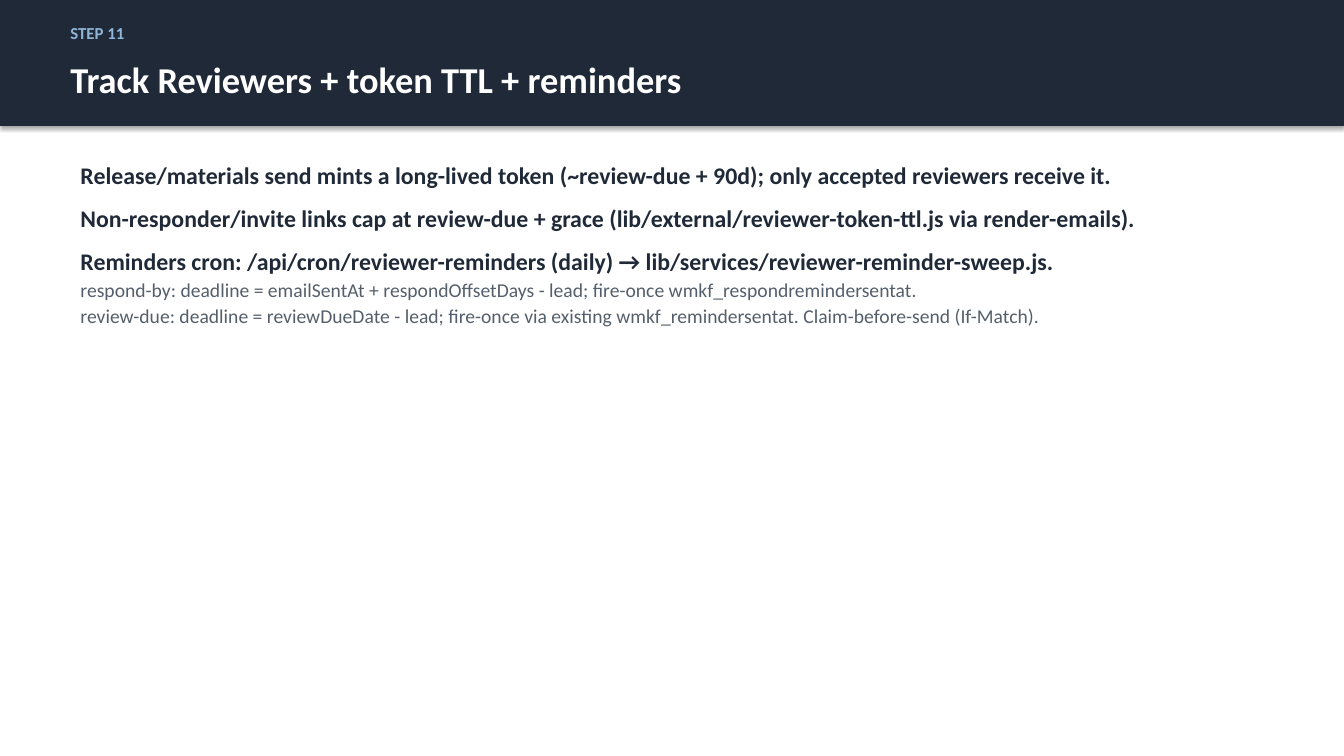
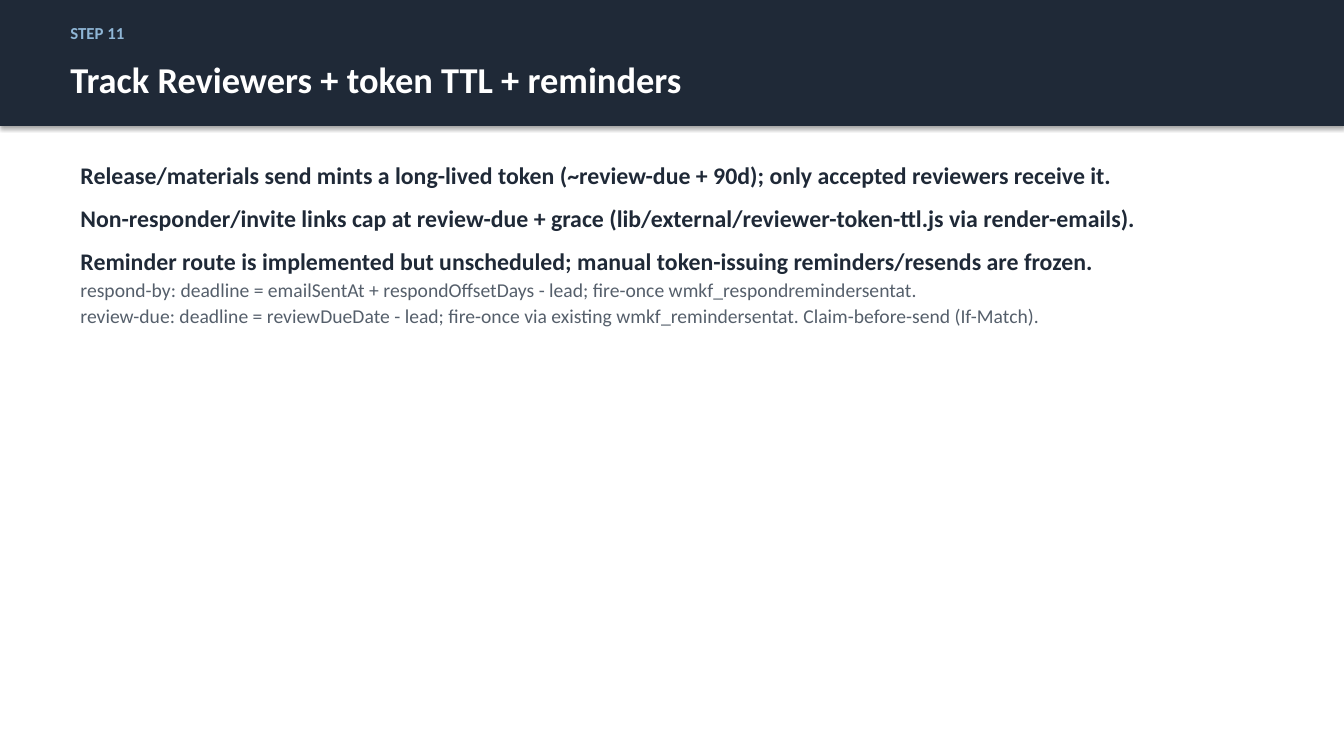
Before and after one commit to justingallivan/wmkf-research-apps, a slide deck: slide 22 of docs/onboarding/Workbench_Onboarding_Technical.pptx. Drawn at 1344x756 pixels with LibreOffice and Linux fonts; fonts in the diff are those of the drawing. Boxes give left, top, right and bottom in pixels: in the first picture for what was removed or moved away, otherwise in the second. Text is boxed around its words. In the diff, an @@ line names an element or a change of style, - is before the commit and + after.

Commit message:
Guard reviewer reminder incident hold

```diff
--- a/docs/onboarding/Workbench_Onboarding_Technical.pptx
+++ b/docs/onboarding/Workbench_Onboarding_Technical.pptx
@@ text at bbox=[80, 253, 1092, 274]: text changed @@
-Reminders cron: /api/cron/reviewer-reminders (daily) → lib/services/reviewer-reminder-sweep.js.
+Reminder route is implemented but unscheduled; manual token-issuing reminders/resends are frozen.
```
Also in this commit, not shown: 4 other slides changed, 22 other files.
